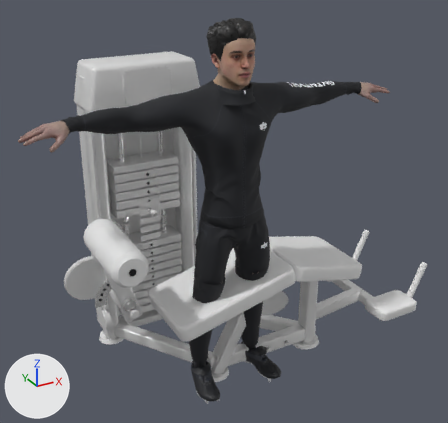
One commit to the FBX model Assets/Bomio_Exercises/Animations/Anim_Bomio_LyingLegCurl_WithMachine.fbx: the scene before it, then after it.
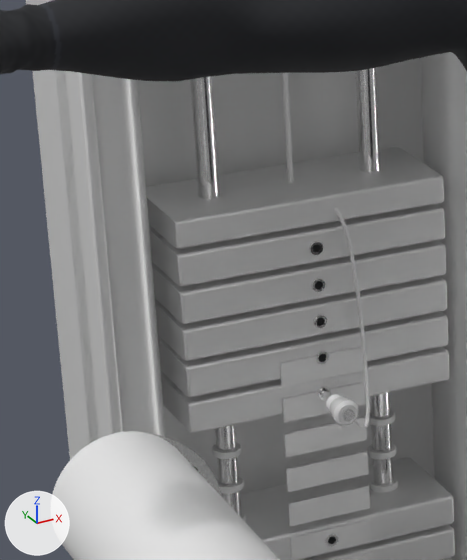
Old and new are each drawn whole from a 50 mm lens placed at (-1.286, -2.281, 2.077), pointed at (0.093, 0.226, 0.824) and again close up on the part from 16% to 41% of the width and 27% to 59% of the height. The lights are fixed; the arrows at lower left show +X, +Y and +Z. The older version's two pictures come first. Where no turn or scale is listed for an object, it has been applied to the vertices.

The first close-up shows 'Ankle_RollerPad', 'Ch38_Shirt', 'Tower_BackShroud', 'Tower_Column_L', 'Tower_Column_R', 'Tower_SideWall_L', 'Weight_LabelBadge_09', 'Weight_LabelBadge_10', 'Weight_LabelBadge_11', 'Weight_LabelBadge_12', 'Weight_LabelBadge_13', 'Weight_Plate_08', 'Weight_Plate_10', 'Weight_Plate_11', 'Weight_Plate_12', 'Weight_Plate_13', 'Weight_Spacer_09_L', 'Weight_Spacer_09_R', 'Weight_Spacer_10_L', 'Weight_Spacer_10_R', 'Weight_TopPlate' and 26 more.
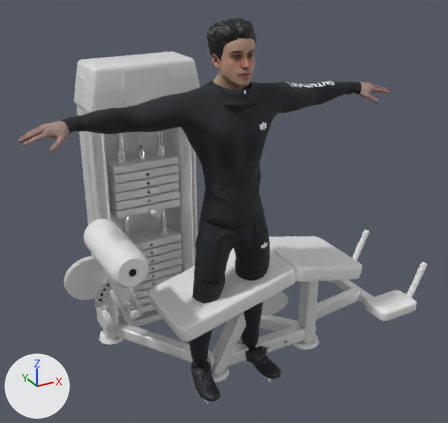
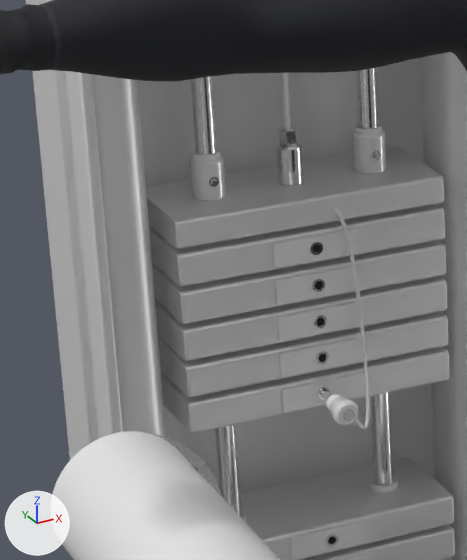
What differs and where, as boxes [x1, y1, x2, y2] in the close-ups (467 x 560 px):
'Weight_LabelBadge_13', moved: before [280, 347, 364, 387]; after [273, 228, 359, 268]
'Weight_LabelBadge_10', moved: before [286, 451, 369, 492]; after [279, 337, 363, 377]
'Weight_LabelBadge_11', moved: before [284, 417, 367, 457]; after [277, 302, 360, 341]
'Weight_LabelBadge_09', moved: before [288, 485, 370, 526]; after [281, 373, 365, 413]
'Weight_LabelBadge_12', moved: before [282, 382, 365, 422]; after [275, 265, 360, 305]
'Weight_GuideBushing_L', moved (not visible before): after [189, 155, 226, 201]
'Weight_GuideBushing_R', moved (not visible before): after [352, 130, 386, 174]
'Weight_CableAnchorBase', moved (not visible before): after [276, 142, 303, 186]
'Weight_CableAnchorNut', moved (not visible before): after [279, 126, 298, 147]
'Weight_Spacer_10_L', moved (not visible afterwards): before [212, 442, 242, 459]
'Weight_Spacer_09_R', moved (not visible afterwards): before [368, 444, 396, 460]
'Weight_Spacer_09_L', moved (not visible afterwards): before [216, 477, 244, 494]
'Weight_Spacer_10_R', moved (not visible afterwards): before [369, 410, 395, 426]
'Weight_GuideBushingLip_L', moved (not visible before): after [192, 149, 220, 161]
'Weight_GuideBushingLip_R', moved (not visible before): after [355, 124, 382, 135]
'Weight_GuideBushingBolt_L', moved (not visible before): after [209, 177, 219, 187]
'Weight_GuideBushingBolt_R', moved (not visible before): after [371, 151, 381, 160]

The change in detail:
Object 'Weight_LabelBadge_09' (ob_weight_labelbadge_09) moves from (-0.18, 0.546, 0.612) to (-0.18, 0.546, 0.772).
Object 'Weight_GuideBushingBolt_L' (ob_weight_guidebushingbolt_l) moves from (-0.288, 0.599, 0.896) to (-0.288, 0.599, 1.056).
Object 'Weight_LabelBadge_11' (ob_weight_labelbadge_11) moves from (-0.18, 0.546, 0.71) to (-0.18, 0.546, 0.87).
Object 'Weight_Spacer_09_L' (ob_weight_spacer_09_l) moves from (-0.288, 0.62, 0.636) to (-0.288, 0.62, 0.796).
Object 'Weight_Spacer_09_R' (ob_weight_spacer_09_r) moves from (-0.072, 0.62, 0.636) to (-0.072, 0.62, 0.796).
Object 'Weight_CableAnchorBase' (ob_weight_cableanchorbase) moves from (-0.18, 0.62, 0.896) to (-0.18, 0.62, 1.056).
Object 'Weight_LabelBadge_13' (ob_weight_labelbadge_13) moves from (-0.18, 0.546, 0.808) to (-0.18, 0.546, 0.968).
Object 'Weight_Spacer_10_R' (ob_weight_spacer_10_r) moves from (-0.072, 0.62, 0.685) to (-0.072, 0.62, 0.845).
Object 'Weight_GuideBushingLip_R' (ob_weight_guidebushinglip_r) moves from (-0.072, 0.62, 0.924) to (-0.072, 0.62, 1.084).
Object 'Weight_GuideBushing_R' (ob_weight_guidebushing_r) moves from (-0.072, 0.62, 0.896) to (-0.072, 0.62, 1.056).
Object 'Weight_CableAnchorNut' (ob_weight_cableanchornut) moves from (-0.18, 0.62, 0.931) to (-0.18, 0.62, 1.091).
Object 'Weight_LabelBadge_10' (ob_weight_labelbadge_10) moves from (-0.18, 0.546, 0.661) to (-0.18, 0.546, 0.821).
Object 'Weight_GuideBushingBolt_R' (ob_weight_guidebushingbolt_r) moves from (-0.072, 0.599, 0.896) to (-0.072, 0.599, 1.056).
Object 'Weight_GuideBushing_L' (ob_weight_guidebushing_l) moves from (-0.288, 0.62, 0.896) to (-0.288, 0.62, 1.056).
Object 'Weight_Spacer_10_L' (ob_weight_spacer_10_l) moves from (-0.288, 0.62, 0.685) to (-0.288, 0.62, 0.845).
Object 'Weight_LabelBadge_12' (ob_weight_labelbadge_12) moves from (-0.18, 0.546, 0.759) to (-0.18, 0.546, 0.919).
Object 'Weight_GuideBushingLip_L' (ob_weight_guidebushinglip_l) moves from (-0.288, 0.62, 0.924) to (-0.288, 0.62, 1.084).
